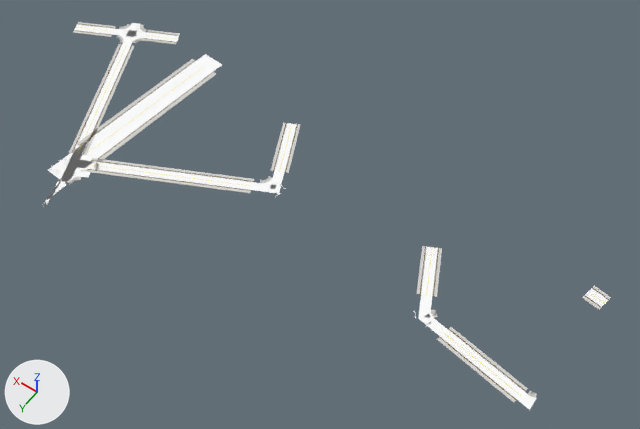
Renders of the glTF model game/assets/city/roads/roads_-1_-3.gltf from each side of a commit.
One viewpoint serves both versions: a 50 mm lens placed at (-550.0, 1448.0, 531.0), pointed at (-304.0, 1104.0, -10.0). Arrows for +X, +Y and +Z are at lower left; the lights stay in place. The first picture is the older version. Objects named as collision shapes, trigger or cutter boxes, shadow casters or lower levels of detail are left out. Vertices at exactly the same position are counted once.

Names of what the first picture shows: 'roads_-1_-3_Road_Tactile_Strip', 'roads_-1_-3_SH_kerb', 'roads_-1_-3_SH_sidewalk', 'roads_-1_-3_SH_wet_asphalt' and 2 more.
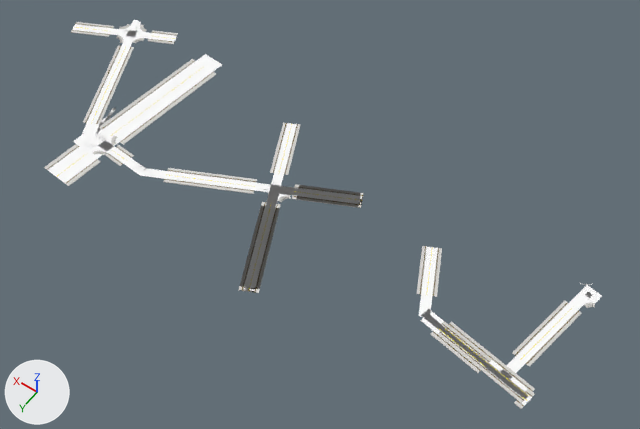
The change in detail:
me_roads__1__3_sh_sidewalk is used by ob_roads__1__3_sh_sidewalk; location (0.0, 0.0, 0.0).
me_roads__1__3_sh_sidewalk had 1206 vertices, 1368 faces and spanned x -519.0..1.0, y 1015.0..1226.0, z 0.0.
me_roads__1__3_sh_sidewalk now has 1454 vertices, 1680 faces and spans x -513.0..3.0, y 1016.0..1201.0, z 0.0.
me_roads__1__3_sh_sidewalk part 1: the loose piece of 69 vertices spanning x -121.0..-60.0, y 1051.0..1171.0, z 0.0 is rebuilt with 51 vertices and now spans x -106.0..-61.0, y 1053.0..1140.0, z 0.0.
me_roads__1__3_sh_sidewalk part 2: the loose piece of 69 vertices spanning x -252.0..-132.0, y 1122.0..1182.0, z 0.0 is rebuilt with 39 vertices and now spans x -255.0..-189.0, y 1121.0..1155.0, z 0.0.
me_roads__1__3_sh_sidewalk part 3: the loose piece of 69 vertices spanning x -111.0..-50.0, y 1056.0..1176.0, z 0.0 is rebuilt with 51 vertices and now spans x -96.0..-51.0, y 1058.0..1146.0, z 0.0.
me_roads__1__3_sh_sidewalk part 4: the loose piece of 69 vertices spanning x -247.0..-127.0, y 1111.0..1172.0, z 0.0 is rebuilt with 39 vertices and now spans x -250.0..-184.0, y 1110.0..1145.0, z 0.0.
me_roads__1__3_sh_sidewalk part 5: 12 loose pieces with 104 vertices, spanning x -519.0..-130.0, y 1049.0..1226.0, z 0.0, are deleted.
me_roads__1__3_sh_sidewalk part 6: 48 vertices moved from x -261.0..-230.0, y 1048.0..1092.0, z 0.0 to x -260.0..-228.0, y 1044.0..1088.0, z 0.0; 6 vertices removed from x -264.0..-251.0, y 1091.0..1097.0, z 0.0; 294 vertices added at x -330.0..-249.0, y 1074.0..1200.0, z 0.0.
me_roads__1__3_sh_sidewalk part 7: 2 vertices moved from x -498.0..-496.0, y 1148.0..1159.0, z 0.0 to x -510.0..-507.0, y 1150.0..1165.0, z 0.0; 22 vertices removed from x -498.0..-478.0, y 1145.0..1162.0, z 0.0; 154 vertices added at x -510.0..-431.0, y 1072.0..1165.0, z 0.0.
me_roads__1__3_sh_sidewalk part 8: 24 vertices removed from x -137.0..-106.0, y 1148.0..1199.0, z 0.0; 58 vertices added at x -153.0..-103.0, y 1147.0..1201.0, z 0.0.
Other edits to the shape of me_roads__1__3_sh_sidewalk do not show in these pictures.
me_roads__1__3_sh_wet_asphalt is used by ob_roads__1__3_sh_wet_asphalt; location (0.0, 0.0, 0.0).
me_roads__1__3_sh_wet_asphalt had 3582 vertices, 6343 faces and spanned x -518.0..-1.0, y 1018.0..1224.0, z 0.0.
me_roads__1__3_sh_wet_asphalt now has 4924 vertices, 8792 faces and spans x -514.0..1.0, y 1019.0..1201.0, z 0.0.
me_roads__1__3_sh_wet_asphalt part 9: 412 vertices moved from x -266.0..-36.0, y 1027.0..1145.0, z 0.0 to x -326.0..-2.0, y 1027.0..1173.0, z 0.0; 1215 vertices removed from x -271.0..-1.0, y 1018.0..1224.0, z 0.0; 2036 vertices added at x -329.0..1.0, y 1019.0..1198.0, z 0.0.
me_roads__1__3_sh_wet_asphalt part 10: 11 vertices moved from x -513.0..-505.0, y 1052.0..1060.0, z 0.0 to x -513.0..-506.0, y 1053.0..1061.0, z 0.0; 85 vertices removed from x -518.0..-409.0, y 1052.0..1162.0, z 0.0; 606 vertices added at x -514.0..-418.0, y 1051.0..1158.0, z 0.0.

Pixel boxes (x1, y1, x2, y2) of what changed, in the pictures (640 x 429 px; the box of a moved part takes in the faces that stretch with it):
'roads_-1_-3_SH_wet_asphalt', reshaped
    before: (44, 23, 608, 410)
    after: (48, 20, 602, 405)
'roads_-1_-3_SH_sidewalk', reshaped
    before: (43, 22, 611, 403)
    after: (44, 22, 595, 409)
part 1 of me_roads__1__3_sh_sidewalk, rebuilt (24% narrower, 29% shorter)
    before: (84, 46, 134, 155)
    after: (96, 47, 134, 124)
part 2 of me_roads__1__3_sh_sidewalk, rebuilt (44% narrower, 36% shorter)
    before: (87, 169, 251, 193)
    after: (163, 179, 254, 194)
part 3 of me_roads__1__3_sh_sidewalk, rebuilt (26% narrower, 28% shorter)
    before: (69, 44, 121, 153)
    after: (83, 45, 121, 123)
part 4 of me_roads__1__3_sh_sidewalk, rebuilt (45% narrower, 40% shorter)
    before: (92, 158, 254, 182)
    after: (168, 168, 257, 182)
part 5 of me_roads__1__3_sh_sidewalk, deleted
    before: (43, 203, 611, 317)
part 6 of me_roads__1__3_sh_sidewalk, built on
    before: (270, 165, 290, 173)
    after: (238, 161, 364, 293)
part 7 of me_roads__1__3_sh_sidewalk, built on
    before: (478, 360, 528, 403)
    after: (431, 301, 582, 409)
part 8 of me_roads__1__3_sh_sidewalk, built on
    before: (69, 127, 123, 184)
    after: (44, 144, 134, 186)
part 9 of me_roads__1__3_sh_wet_asphalt, moved or reshaped
    before: (44, 23, 290, 204)
    after: (72, 20, 363, 292)
part 10 of me_roads__1__3_sh_wet_asphalt, built on
    before: (418, 289, 608, 410)
    after: (421, 285, 602, 397)
